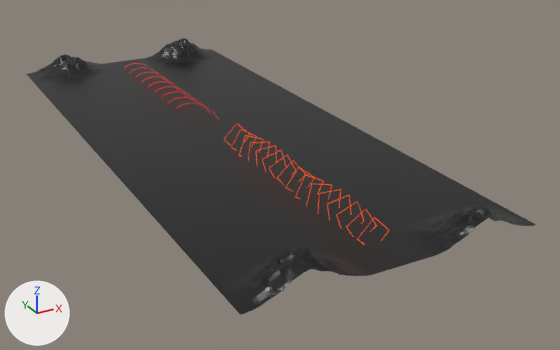
An edit to the COLLADA model assets/bgspiral.dae, drawn before and after from the same camera.
The view is the same before and after, from a camera (50 mm lens) standing at (-119.0, -147.0, 109.0) and looking at (17.0, 101.0, -15.0). Every picture has the same lights, and +X, +Y and +Z are marked at lower left. Where no turn or scale is listed for an object, it has been applied to the vertices. Vertices at the same position are counted once.

Objects in the first picture: 'Landscape_1', 'Landscape_2', 'Plane', 'spiral', 'spiral_1'.
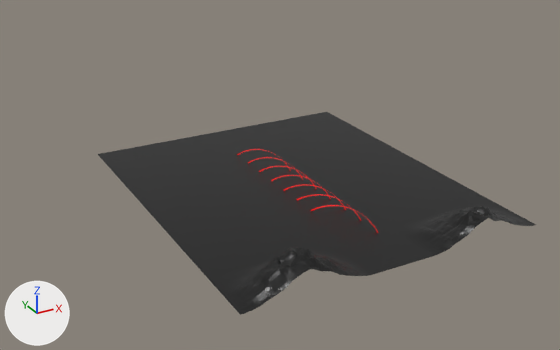
Location of each change, [x1, y1, x2, y2] in pixels of the pictures (560 x 350 px):
'Plane', reshaped, moved (14% narrower, 24% shorter)
    before: [35, 58, 490, 278]
    after: [98, 112, 490, 278]
'Landscape_1', deleted (black)
    before: [27, 38, 226, 84]
'spiral', reshaped, moved, turned
    before: [224, 123, 389, 245]
    after: [237, 149, 378, 232]
'spiral_1', deleted
    before: [124, 63, 219, 120]
part 1 of me_plane, deleted (black)
    before: [98, 112, 490, 278]
part 2 of me_spiral, deleted
    before: [224, 123, 377, 236]
part 3 of me_spiral, built on
    before: [357, 217, 389, 245]
    after: [237, 149, 378, 232]

Patch to the scene script:
```diff
--- a/assets/bgspiral.dae.py
+++ b/assets/bgspiral.dae.py
@@ me_spiral @@
 # used by ob_spiral; location = (0.0, 14.6, 2.7)
-me_spiral.from_pydata(...)  # 128 vertices, 128 faces; spans x -5.7..5.7, y 0.0..90.0, z -5.7..5.7
-me_spiral.materials.append(mat_sparal2)  # black #000000
+me_spiral.from_pydata(...)  # 524 vertices, 1020 faces; spans x -5.0..5.0, y -1.4..5.0, z -37.6..40.2
+# me_spiral part 2: 15 loose pieces with 120 vertices, spanning x -5.7..5.7, y 6.0..90.0, z -5.7..5.7, are deleted
+# me_spiral part 3: 8 vertices removed from x -5.7..5.7, y 0.0, z -5.7..5.7; 524 vertices added at x -5.0..5.0, y -1.4..5.0, z -37.6..40.2
+me_spiral.materials.append(mat_spiral)  # black #000000
@@ me_plane @@
 me_plane.from_pydata(...)  # 6 vertices, 4 faces; spans x -50.0..50.0, y -100.0..100.0, z 0.0
 # used by ob_plane; location = (0.0, 120.0, 0.0)
 # verts and faces of me_plane; kept vertices keep their numbers, new ones are numbered from 6
 # before: 0 (-50.0, 0.0, 0.0) at pixel (97, 154), 1 (50.0, 0.0, 0.0) at pixel (326, 111), 4 (-50.0, -100.0, 0.0) at pixel (207, 277), 5 (50.0, -100.0, 0.0) at pixel (490, 200)
+# me_plane part 1
+delete_vertices([4, 5])  # with the faces that use them
 me_plane.materials.append(mat_grid)
@@ ob_landscape_1 @@
-ob_landscape_1 = bpy.data.objects.new('Landscape_1', me_landscape)
-ob_landscape_1.location = (0.0, 220.0, 0.0)
@@ ob_spiral @@
 ob_spiral = bpy.data.objects.new('spiral', me_spiral)
-ob_spiral.location = (0.0, 14.6, 2.7)
+ob_spiral.location = (0.0, 57.8, 0.0)
+ob_spiral.rotation_euler = (1.571, 0.0, 0.0)  # degrees (90, 0, 0)
@@ ob_plane @@
 ob_plane = bpy.data.objects.new('Plane', me_plane)
-ob_plane.location = (0.0, 120.0, 0.0)
+ob_plane.location = (0.0, 20.0, 0.0)
@@ ob_spiral_1 @@
-ob_spiral_1 = bpy.data.objects.new('spiral_1', me_cylinder_001)
-ob_spiral_1.location = (0.0, 179.7, 0.0)
```
